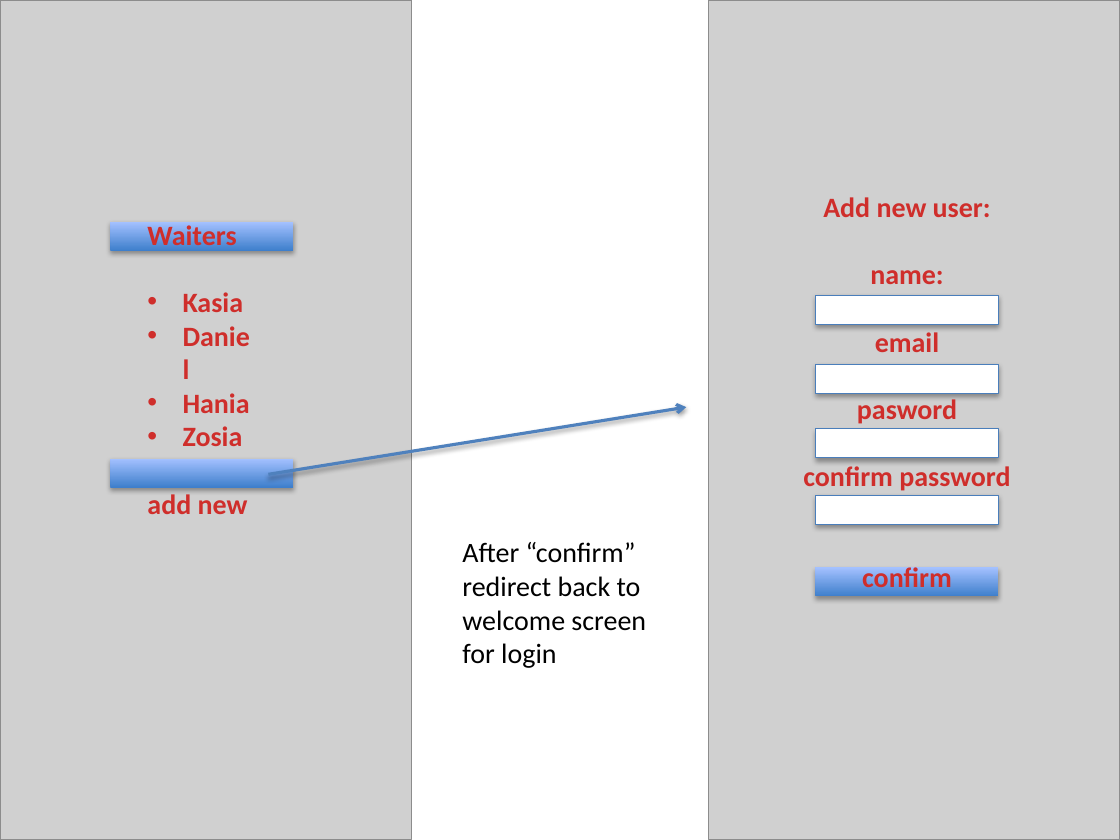
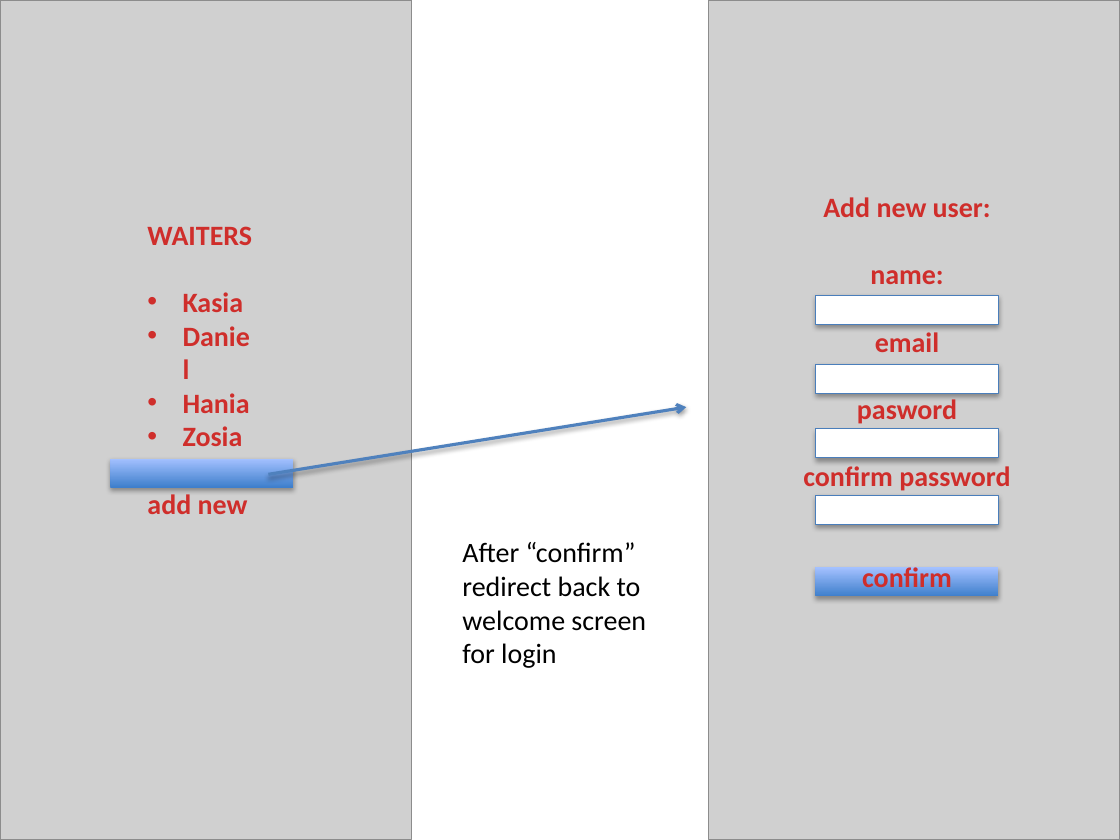
Before and after one commit to orbitka/RESTaurantApp, a slide deck: slide 8 of ERD+wireframes.pptx (slide 7 before the commit). Drawn at 1120x840 pixels with LibreOffice and Linux fonts; fonts in the diff are those of the drawing; grey boxes stand for pictures. Boxes give left, top, right and bottom in pixels: in the first picture for what was removed or moved away, otherwise in the second. Text is boxed around its words. In the diff, an @@ line names an element or a change of style, - is before the commit and + after.

```diff
--- a/ERD+wireframes.pptx
+++ b/ERD+wireframes.pptx
@@ rectangle removed at box(111, 222, 293, 251) @@
@@ text at box(147, 226, 252, 245): text changed @@
-Waiters
+WAITERS
```
Also in this commit, not shown: 8 other slides changed, 1 slide added, 17 other files.
